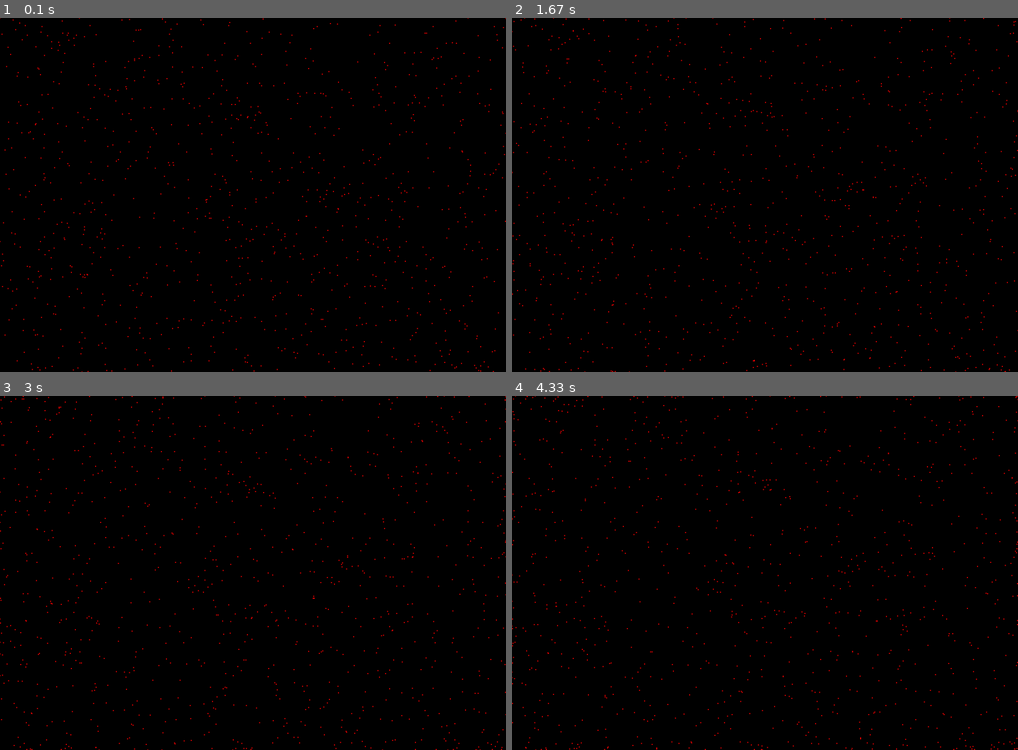
Above: before the commit, frames 1-4 (two rows, left to right).
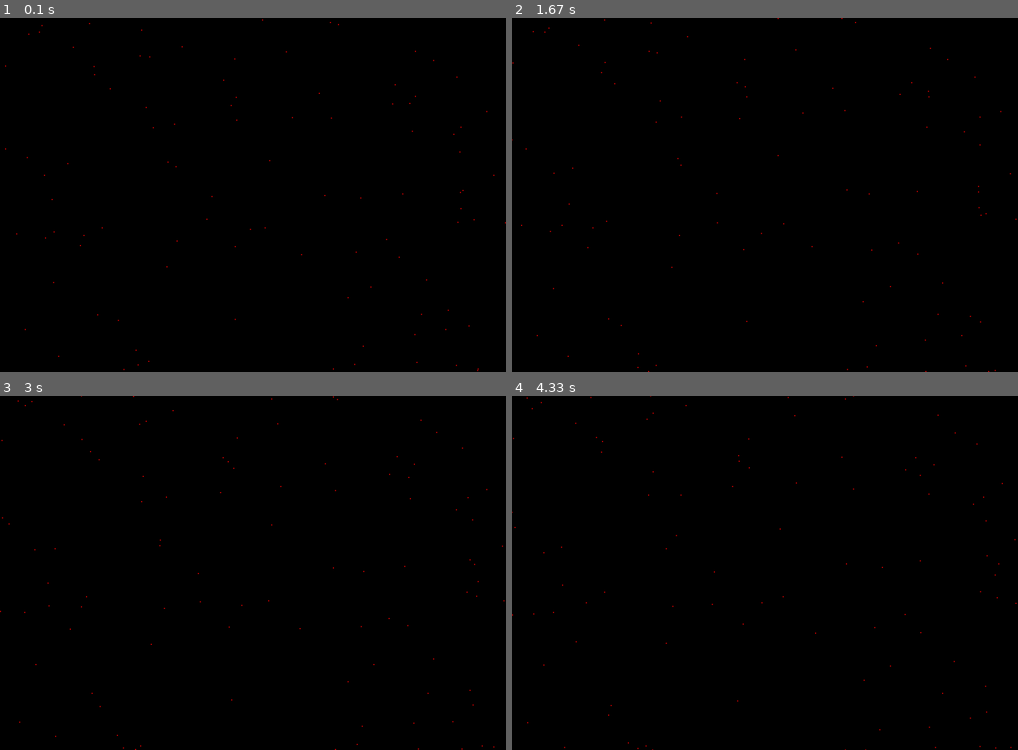
Above: after the commit, the same moments.

Repository: not-ETHICAL-HACKER/Python-Projects
Game: pygame game, started from main/pygame/particle_move.py
Same seed, same stepped clock (60 frames per second), same inputs: the game is played once before the commit and once after it.
Inputs (mouse positions are in pixels of both pictures, inside the frame that each line leads up to):
- Up to frame 1 (0.1 s): no input
- Up to frame 2 (1.67 s): click (765, 195) at 0.38 s; click (815, 272) at 0.72 s; click (952, 318) at 1.05 s; click (643, 124) at 1.38 s
- Up to frame 3 (3 s): click (258, 608) at 1.72 s; click (445, 703) at 2.05 s; click (172, 456) at 2.38 s; click (430, 665) at 2.72 s
- Up to frame 4 (4.33 s): click (598, 608) at 3.05 s; click (618, 505) at 3.38 s; click (643, 633) at 3.72 s; click (947, 654) at 4.05 s

The runs differ from the first frame. In frame 1, 1.2% of the frame differs, in the area x 0-100%, y 0-100%; in frame 2, 1.2%; in frame 3, 1.2%; in frame 4, 1.2%.

Commit message:
Reduce particle count from 1000 to 100
Lowered the number of particles in the simulation from 1000 to 100 for performance optimization.

Diff:
--- a/main/pygame/particle_move.py
+++ b/main/pygame/particle_move.py
@@ -15,7 +15,7 @@
 BLUE  = (0,0,255)
 running = True
 clock = pygame.time.Clock()
-num = 1_000
+num = 1_00
 x_arr = [np.random.randint(0,w2*2) for _ in range(num)]
 y_arr = [np.random.randint(0,h2*2) for _ in range(num)]
 
